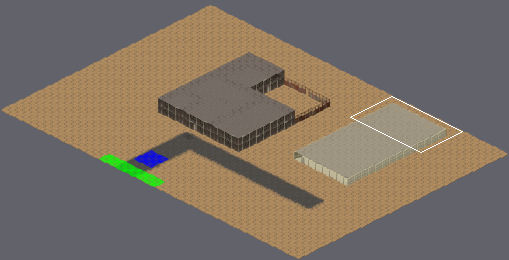
Tiled map (JSON), stored at assets/tilemaps/hillburrow-backtown.json. The picture above shows the old version from afar; the outline marks the close-up.
Close-up. Before the commit:
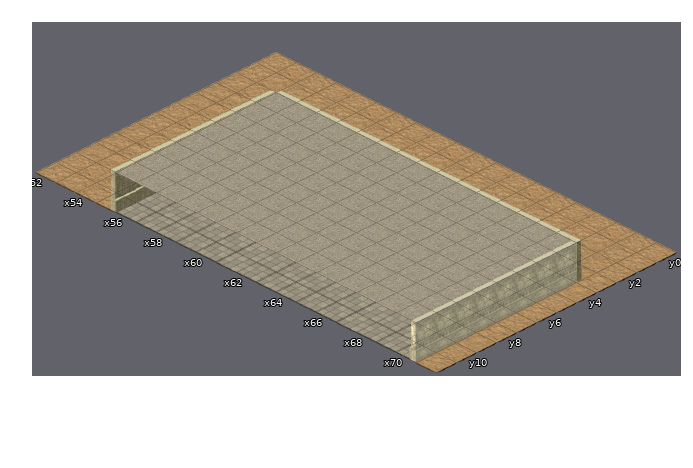
Cells are 72x36 px. Isometric: x runs down to the right, y down to the left. Shown: x 52..71, y 0..11. The commit also changed other parts of the map, which this record leaves out. Layer "roofs/factory-roof" is drawn 0,-72 px off the grid.
After:
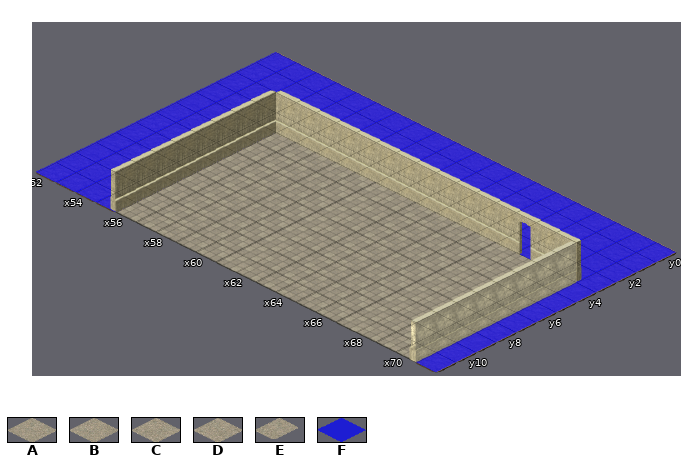
Key: from "Concrete Tiles": A 0, B 1, C 8, D 9, E 122; from "zones": F 2.
_ is an empty cell.
Tiles of an added or newly shown layer are drawn over the layers below it.
Edits made:
Layer "pathfinding/slave-path" (added):
Tile F now appears in rows 0 to 3 at x 52 to 70; in rows 4 to 11 at x 52 to 55.
Layer "pathfinding/coal-mine" (added):
Tile F now appears in rows 0 to 11 at x 71.
Layer "roofs/factory-roof" (now hidden):
The author cleared tile A in row 4 at x 56, 58, 60, 62, 64, 66 and 68; in row 6 at x 56, 58, 60, 62, 64, 66 and 68; in row 8 at x 56, 58, 60, 62, 64, 66 and 68; in row 10 at x 56, 58, 60, 62, 64, 66 and 68.
The author cleared tile B in row 4 at x 57, 59, 61, 63, 65, 67 and 69; in row 6 at x 57, 59, 61, 63, 65, 67 and 69; in row 8 at x 57, 59, 61, 63, 65, 67 and 69; in row 10 at x 57, 59, 61, 63, 65, 67 and 69.
The author cleared tile C in row 5 at x 56, 58, 60, 62, 64, 66 and 68; in row 7 at x 56, 58, 60, 62, 64, 66 and 68; in row 9 at x 56, 58, 60, 62, 64, 66 and 68; in row 11 at x 56, 58, 60, 62, 64, 66 and 68.
The author cleared tile D in row 5 at x 57, 59, 61, 63, 65, 67 and 69; in row 7 at x 57, 59, 61, 63, 65, 67 and 69; in row 9 at x 57, 59, 61, 63, 65, 67 and 69; in row 11 at x 57, 59, 61, 63, 65, 67 and 69.
The author cleared tile E in rows 4 to 11 at x 70.
